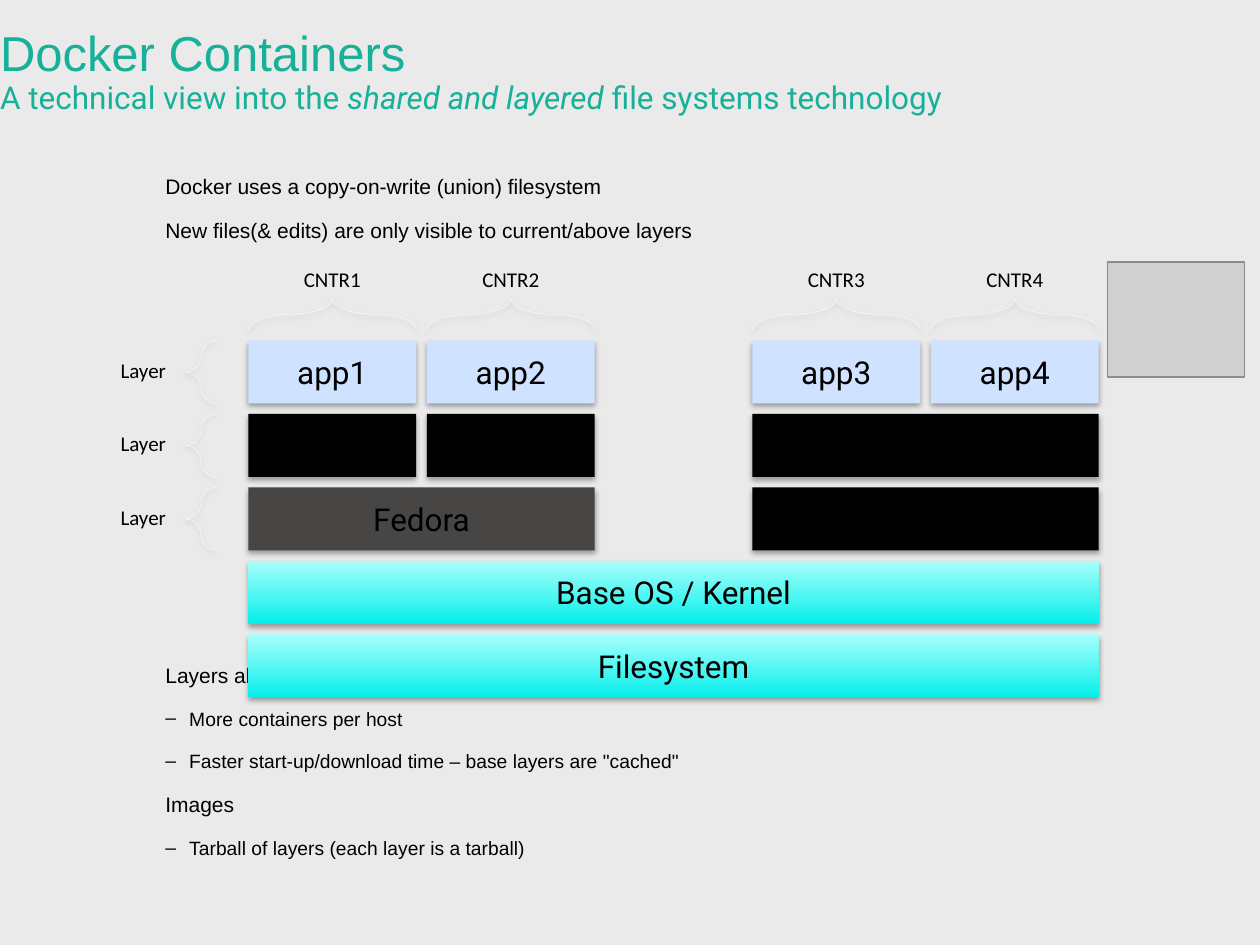
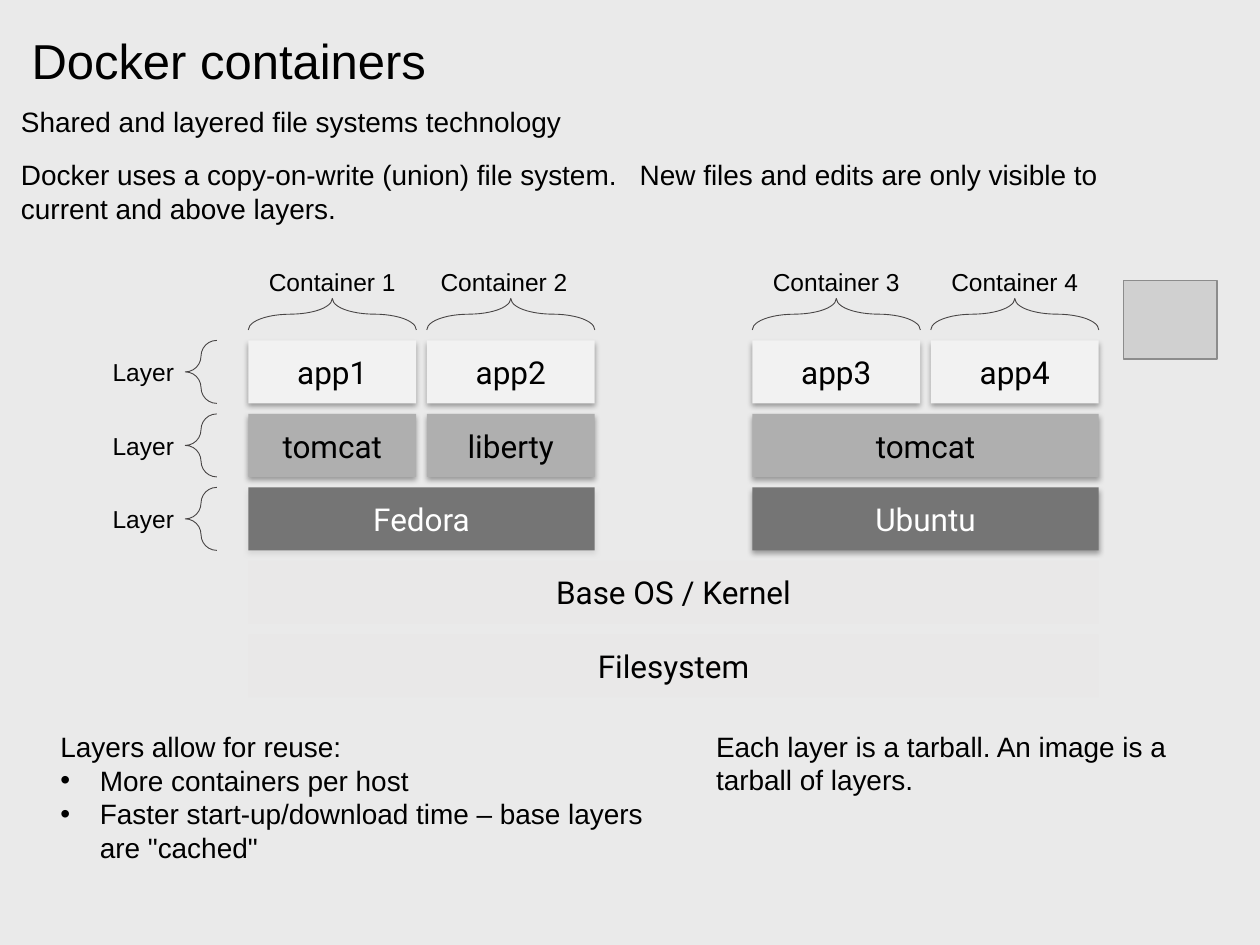
Before and after one commit to patrocinio/cloud-private-bootcamp, a slide deck: slide 13 of Units_development/Containers and Docker_AWG.pptx (slide 8 before the commit). Drawn at 1260x945 pixels with LibreOffice and Linux fonts; fonts in the diff are those of the drawing; grey boxes stand for pictures. Boxes give left, top, right and bottom in pixels: in the first picture for what was removed or moved away, otherwise in the second. Text is boxed around its words. In the diff, an @@ line names an element or a change of style, - is before the commit and + after.

```diff
--- a/Units_development/Containers and Docker_AWG.pptx
+++ b/Units_development/Containers and Docker_AWG.pptx
@@ title at box(32, 43, 426, 80): text changed; size 18 to 28 pt; font Roboto to Arial; text colour #17B098 to #000000 @@
-Docker Containers
-A technical view into the shared and layered file systems technology
+Docker containers
@@ text at box(21, 111, 1097, 224): text changed; size 12 to 16 pt @@
-Docker uses a copy-on-write (union) filesystem
-New files(& edits) are only visible to current/above layers
-Layers allow for reuse
-  – More containers per host
-  – Faster start-up/download time – base layers are "cached"
-Images
-  – Tarball of layers (each layer is a tarball)
+Shared and layered file systems technology
+Docker uses a copy-on-write (union) file system. New files and edits are only visible to current and above layers.
@@ text at box(269, 273, 396, 292): text changed; size 12 to 14 pt; font Calibri to Arial @@
-CNTR1
+Container 1
@@ text at box(441, 273, 568, 292): text changed; size 12 to 14 pt; font Calibri to Arial @@
-CNTR2
+Container 2
@@ text at box(773, 273, 900, 292): text changed; size 12 to 14 pt; font Calibri to Arial @@
-CNTR3
+Container 3
@@ outline #FFFFFF 0.25 pt dashed to #484545 0.5 pt; shadow off in 7 elements at box(185, 415, 217, 478), box(185, 488, 217, 551), box(185, 340, 217, 403), box(248, 299, 416, 330), box(427, 299, 595, 330), box(752, 299, 920, 330), box(931, 299, 1099, 330) @@
@@ text at box(951, 273, 1078, 292): text changed; size 12 to 14 pt; font Calibri to Arial @@
-CNTR4
+Container 4
@@ picture: place and size @@
-picture at box(1108, 262, 1245, 377)
+picture at box(1124, 281, 1217, 359)
@@ fill #CFE2FF to #F2F2F2 in 4 elements at box(248, 340, 416, 403), box(427, 340, 595, 403), box(931, 340, 1099, 403), box(752, 340, 920, 403) @@
@@ fill #000000 to #B0B0B0 in 3 elements at box(248, 415, 416, 478), box(752, 415, 1099, 478), box(427, 415, 595, 478) @@
@@ text in rectangle at box(283, 437, 382, 459): text added @@
+tomcat
@@ text in rectangle at box(468, 434, 554, 465): text added @@
+liberty
@@ text in rectangle at box(876, 437, 975, 459): text added @@
+tomcat
@@ size 12 to 14 pt, font Calibri to Arial in 3 elements at box(113, 438, 174, 460), box(113, 364, 174, 386), box(113, 511, 174, 533) @@
@@ rectangle "Fedora" at box(248, 488, 595, 551): text colour #000000 to #FFFFFF; fill #484545 to #757575; shadow changed @@
@@ rectangle "Ubuntu" at box(752, 488, 1099, 551): fill #000000 to #757575 @@
@@ text in rectangle at box(875, 507, 975, 531): text added @@
+Ubuntu
@@ text "Base OS / Kernel": place and size @@
-text "Base OS / Kernel" at box(248, 561, 1099, 624)
+text "Base OS / Kernel" at box(556, 580, 790, 605)
@@ text "Base OS / Kernel" at box(556, 580, 790, 605): fill gradient #05F0EC to #AAFFFD to none; shadow off @@
@@ text "Filesystem": place and size @@
-text "Filesystem" at box(248, 635, 1099, 698)
+text "Filesystem" at box(598, 654, 749, 685)
@@ text "Filesystem" at box(598, 654, 749, 685): fill gradient #05F0EC to #AAFFFD to none; shadow off @@
@@ text added at box(60, 736, 642, 859), 16 pt, text #000000 @@
+      Layers allow for reuse:
+  • More containers per host
+  • Faster start-up/download time – base layers are "cached"
@@ text added at box(716, 736, 1166, 795), 16 pt, text #000000 @@
+      Each layer is a tarball. An image is a tarball of layers.
```
Also in this commit, not shown: 9 other slides changed, 5 slides added, 2 slides removed.
